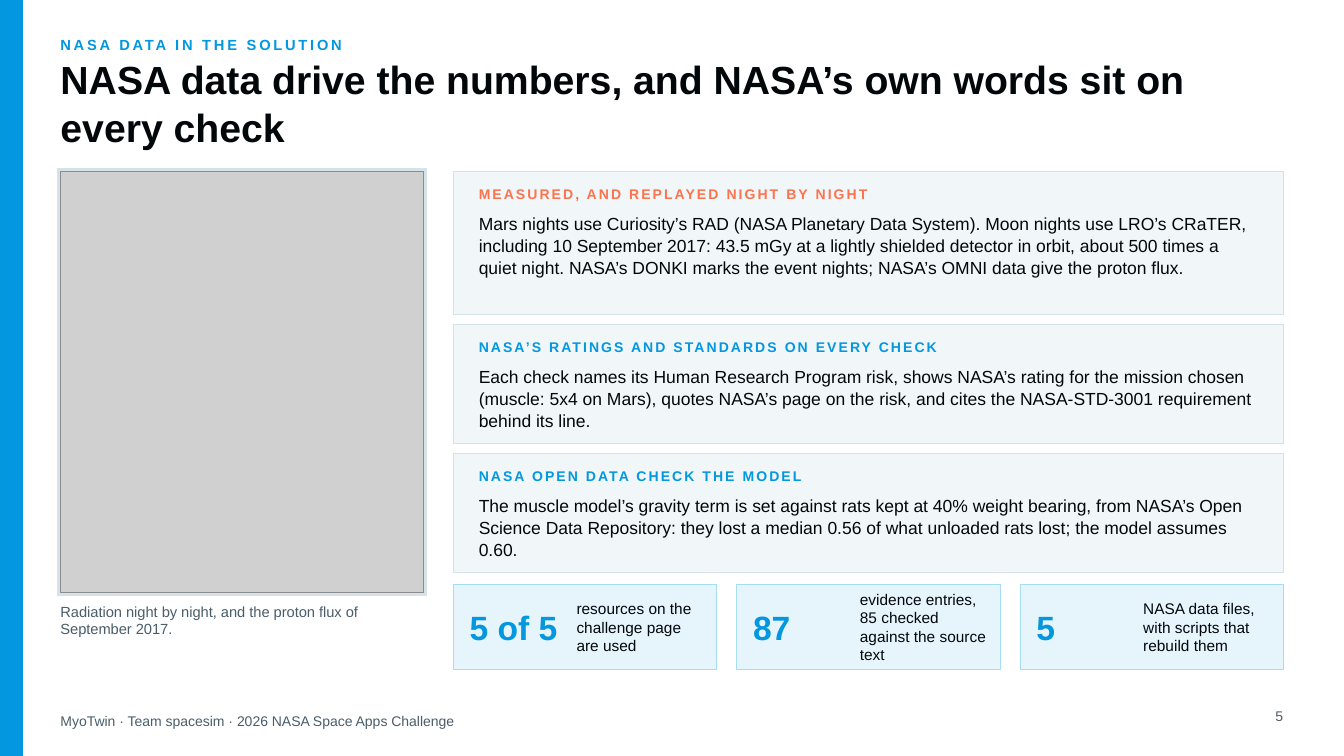
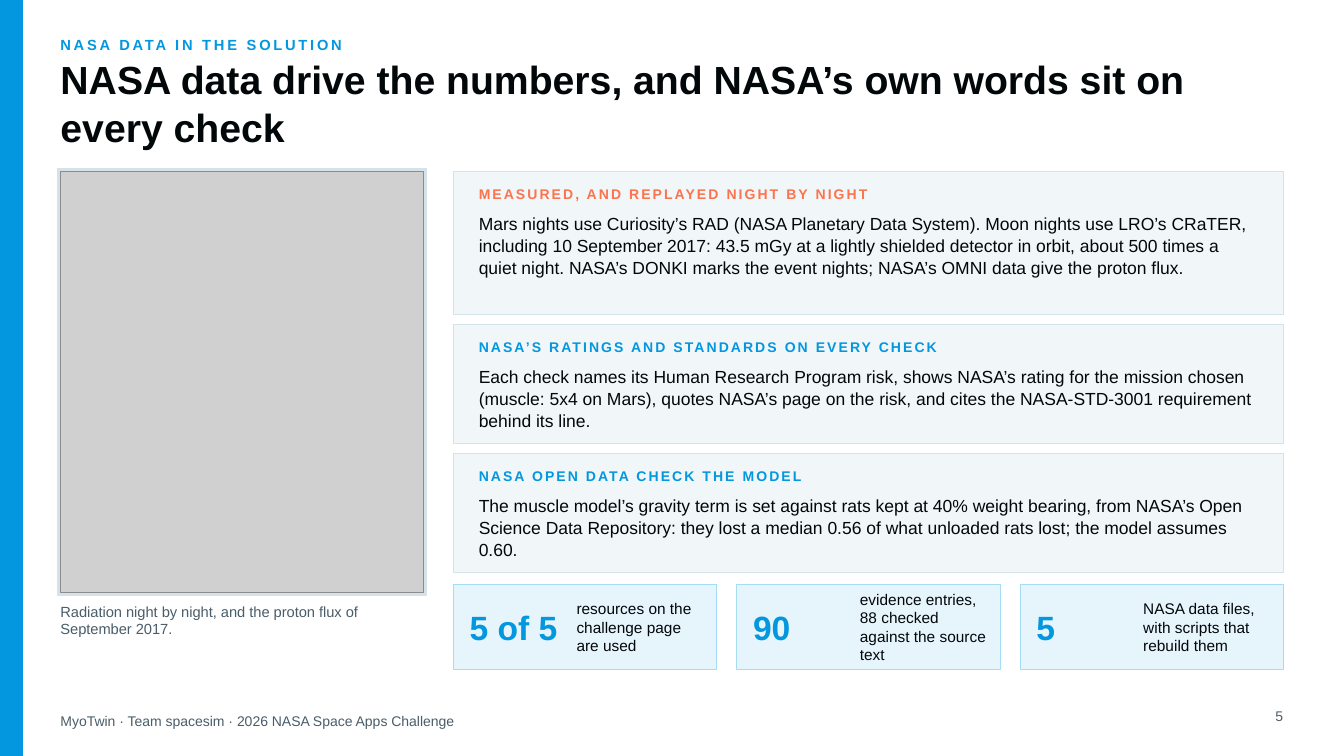
Before and after one commit to KAODB/myotwin, a slide deck: slide 5 of demo/slides/MyoTwin-demo.pptx. Drawn at 1344x756 pixels with LibreOffice and Linux fonts; fonts in the diff are those of the drawing; grey boxes stand for pictures. Boxes give left, top, right and bottom in pixels: in the first picture for what was removed or moved away, otherwise in the second. Text is boxed around its words. In the diff, an @@ line names an element or a change of style, - is before the commit and + after.

```diff
--- a/demo/slides/MyoTwin-demo.pptx
+++ b/demo/slides/MyoTwin-demo.pptx
@@ text at [860, 594, 986, 660]: text changed @@
-evidence entries, 85 checked against the source text
+evidence entries, 88 checked against the source text
@@ text at [753, 616, 790, 641]: text changed @@
-87
+90
```
Also in this commit, not shown: 3 other slides changed, 11 other files.
